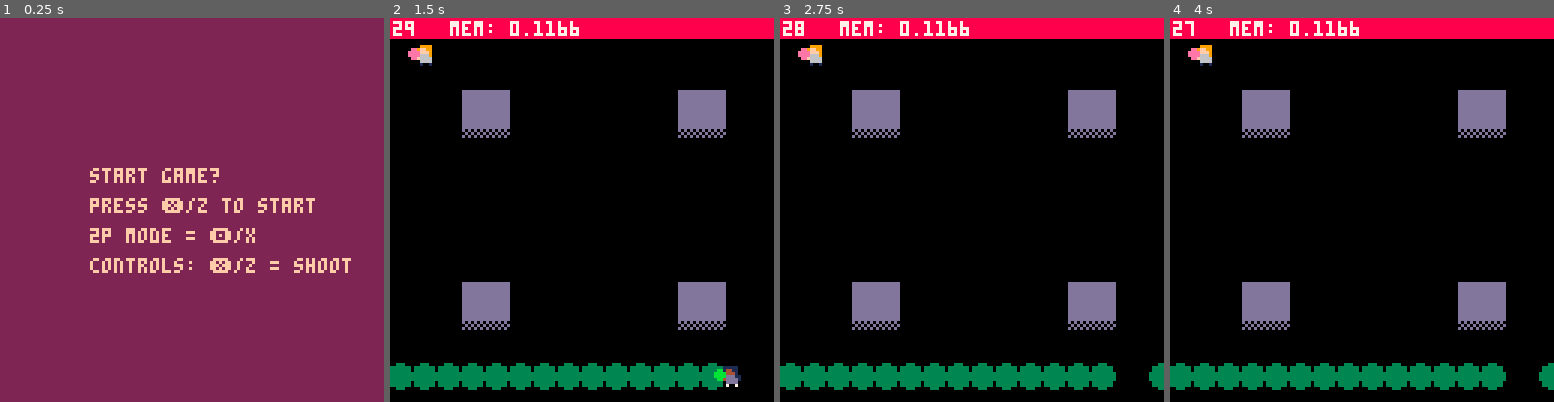
Above: before the commit, frames 1-4 (left to right).
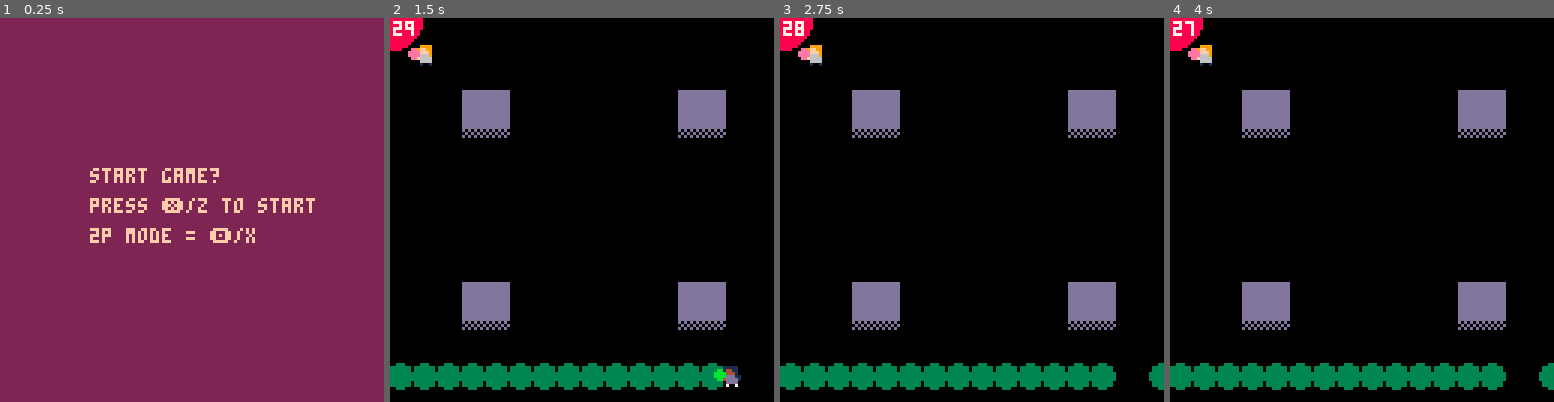
Above: after the commit, the same moments.

Repository: marcianoviereck/picogames
Game: PICO-8 cartridge pongpaint.p8
Same seed, same stepped clock (60 frames per second), same inputs: the game is played once before the commit and once after it.
Inputs:
- Up to frame 1 (0.25 s): no input
- Up to frame 2 (1.5 s): tap X (X key) at 0.33, 1.07 s; tap O (Z key) at 0.7 s
- Up to frame 3 (2.75 s): hold Right 1.6-2.1 s; tap O (Z key) at 1.7, 2.1, 2.5 s; tap X (X key) at 1.85 s; hold Up 2.15-2.42 s; hold Right from 2.47 s (still down)
- Up to frame 4 (4 s): tap O (Z key) at 2.9, 3.3, 3.7 s; tap X (X key) at 2.97 s; release Right at 3.03 s; hold Left 3.08-3.58 s; hold Down 3.63-3.97 s

The runs differ from the first frame. In frame 1, 1.0% of the frame differs, in the area x 23-92%, y 62-67%; in frame 2, 5.2%, in the area x 0-100%, y 0-9%; in frame 3, 5.2%; in frame 4, 5.2%.

Commit message:
fixing spawnpoints

Diff:
--- a/pongpaint.p8
+++ b/pongpaint.p8
@@ -91,19 +91,18 @@
 		draw_arrows()
 
 			-- ui --
-		rectfill(0, 0, 128, 6, 8)
+		circfill(0, 0, 10, 8)
 		print(ceil(time_left / 30), 1, 1, 7) -- /30 because; 30 fps --
 		if debug_text then
 			print(debug_text, 100 - #debug_text, 1, 7)
 		end
-		print("mem: "..(stat(0) / 2048), 20, 1, 7)
+		--print("mem: "..(stat(0) / 2048), 20, 1, 7)
 		-- endof ui --
 	elseif game_state == "menu" then
 		rectfill(0, 0, 128, 128, 2)
 		print("start game?", 30, 50, 15)
 		print("press ❎/z to start", 30, 60, 15)
 		print("2p mode = 🅾️/x", 30, 70, 15)
-		print("controls: ❎/z = shoot", 30, 80, 15)
 	elseif game_state == "game_over" then
 		local score = "player: "..tiles_player.." / enemy: "..tiles_enemy
 		local text = "its a draw!..."
@@ -166,6 +165,7 @@
 	-- max mem = 2048 -- !
 function _init()
 	--sfx(2)--
+	spawn_points = {}
 	tiles_enemy = 0
 	tiles_player = 0
 	winner = "draw"
@@ -179,6 +179,7 @@
 	level_tiles = {}
 	level_sprites = {}
 	build_level()
+	find_spawn_points()
 
 	player_one = {
 		id = 0,
@@ -231,6 +231,16 @@
 
 			level_tiles[x..":"..y] = tile
 			add(level_sprites, tile)
+		end
+	end
+end
+
+function find_spawn_points()
+	for x=1, map_size/2 do
+		for y=1, map_size/2 do
+			if mget(x, y) == 13 then
+				add(spawn_points, {x=x,y=y, occupied=false})
+			end
 		end
 	end
 end
@@ -256,16 +266,14 @@
 end
 
 function find_random_spawn_tile()
-	local random_tile_x = ceil(rnd(map_size) + 1)
-	local random_tile_y = ceil(rnd(map_size) + 1)
-
-	debug_text = random_tile_x..":"..random_tile_y
-	if has_wall(random_tile_x, random_tile_y) then
-		find_random_spawn_tile()
-	end
-	debug_text = random_tile_x..":"..random_tile_y
-	local tile = level_tiles[random_tile_x..":"..random_tile_y]
-	return tile
+	local random_index = rnd(#spawn_points) + 1
+	debug_text = random_index..""
+	local random_spawn_point = spawn_points[random_index]
+	if random_spawn_point.occupied then
+			return find_random_spawn_tile()
+	else
+		return level_tiles[random_spawn_point.x..":"..random_spawn_point.y]
+	end
 end
 
 function update_dead_timers()
@@ -520,7 +528,6 @@
 	 if target_tile == enemy.actions.current_tile
 	 or target_tile == nil
 	 then
-	 	debug_text = "same!"
 	 	-- temp.. --
 	 	return
 	 end
@@ -569,7 +576,6 @@
 	 end
  end
 
-  -- todo: fix later --
  	if dir_to_player == -1 then
  		dir_to_player = flr(rnd(4))
  	end
@@ -595,19 +601,31 @@
 	local speed = enemy.speed
 	local min_dist = 1
 
+	local move_x = 0
+	local move_y = 0
+
 	if abs(dist) > min_dist then
 		if dist_x > min_dist then
-			enemy.x += speed
+			move_x = speed
 		elseif dist_x < min_dist then
-			enemy.x -= speed
+			move_x = -speed
 		end
 
 		if dist_y > min_dist then
-			enemy.y += speed
+			move_y = speed
 		elseif dist_y < min_dist then
-			enemy.y -= speed
-		end
-
+			move_y = -speed
+		end
+
+		if move_x == 0 and move_y == 0 then
+			-- did not move.. stuck?
+			del(path, target)
+			debug_text = "stuckk"
+			return
+		else
+			enemy.x += move_x
+			enemy.y += move_y
+		end
 		-- temp .. --
 		if dist < 1.6 then
 			-- done.. for now just delete first index --
@@ -814,21 +832,23 @@
 
 __map__
 0000000000000000000000000000000000000000000000000000000000000000000000000000000000000000000000000000000000000000000000000000000000000000000000000000000000000000000000000000000000000000000000000000000000000000000000000000000000000000000000000000000000000000
+000d000000000000000000000000000d00000000000000000000000000000000000000000000000000000000000000000000000000000000000000000000000000000000000000000000000000000000000000000000000000000000000000000000000000000000000000000000000000000000000000000000000000000000
+000000000000000d000000000000000000000000000000000000000000000000000000000000000000000000000000000000000000000000000000000000000000000000000000000000000000000000000000000000000000000000000000000000000000000000000000000000000000000000000000000000000000000000
+0000000f0f000000000000000f0f000000000000000000000000000000000000000000000000000000000000000000000000000000000000000000000000000000000000000000000000000000000000000000000000000000000000000000000000000000000000000000000000000000000000000000000000000000000000
+0000000e0e000000000000000e0e000000000000000000000000000000000000000000000000000000000000000000000000000000000000000000000000000000000000000000000000000000000000000000000000000000000000000000000000000000000000000000000000000000000000000000000000000000000000
+0000000000000000000000000000000000000000000000000000000000000000000000000000000000000000000000000000000000000000000000000000000000000000000000000000000000000000000000000000000000000000000000000000000000000000000000000000000000000000000000000000000000000000
+0000000000000000000000000000000000000000000000000000000000000000000000000000000000000000000000000000000000000000000000000000000000000000000000000000000000000000000000000000000000000000000000000000000000000000000000000000000000000000000000000000000000000000
+000d0000000000000d0000000000000d00000000000000000000000000000000000000000000000000000000000000000000000000000000000000000000000000000000000000000000000000000000000000000000000000000000000000000000000000000000000000000000000000000000000000000000000000000000
+0000000000000000000000000000000000000000000000000000000000000000000000000000000000000000000000000000000000000000000000000000000000000000000000000000000000000000000000000000000000000000000000000000000000000000000000000000000000000000000000000000000000000000
 0000000000000000000000000000000000000000000000000000000000000000000000000000000000000000000000000000000000000000000000000000000000000000000000000000000000000000000000000000000000000000000000000000000000000000000000000000000000000000000000000000000000000000
 0000000000000000000000000000000000000000000000000000000000000000000000000000000000000000000000000000000000000000000000000000000000000000000000000000000000000000000000000000000000000000000000000000000000000000000000000000000000000000000000000000000000000000
 0000000f0f000000000000000f0f000000000000000000000000000000000000000000000000000000000000000000000000000000000000000000000000000000000000000000000000000000000000000000000000000000000000000000000000000000000000000000000000000000000000000000000000000000000000
 0000000e0e000000000000000e0e000000000000000000000000000000000000000000000000000000000000000000000000000000000000000000000000000000000000000000000000000000000000000000000000000000000000000000000000000000000000000000000000000000000000000000000000000000000000
 0000000000000000000000000000000000000000000000000000000000000000000000000000000000000000000000000000000000000000000000000000000000000000000000000000000000000000000000000000000000000000000000000000000000000000000000000000000000000000000000000000000000000000
-0000000000000000000000000000000000000000000000000000000000000000000000000000000000000000000000000000000000000000000000000000000000000000000000000000000000000000000000000000000000000000000000000000000000000000000000000000000000000000000000000000000000000000
-0000000000000000000000000000000000000000000000000000000000000000000000000000000000000000000000000000000000000000000000000000000000000000000000000000000000000000000000000000000000000000000000000000000000000000000000000000000000000000000000000000000000000000
-0000000000000000000000000000000000000000000000000000000000000000000000000000000000000000000000000000000000000000000000000000000000000000000000000000000000000000000000000000000000000000000000000000000000000000000000000000000000000000000000000000000000000000
-0000000000000000000000000000000000000000000000000000000000000000000000000000000000000000000000000000000000000000000000000000000000000000000000000000000000000000000000000000000000000000000000000000000000000000000000000000000000000000000000000000000000000000
-0000000000000000000000000000000000000000000000000000000000000000000000000000000000000000000000000000000000000000000000000000000000000000000000000000000000000000000000000000000000000000000000000000000000000000000000000000000000000000000000000000000000000000
-0000000f0f000000000000000f0f000000000000000000000000000000000000000000000000000000000000000000000000000000000000000000000000000000000000000000000000000000000000000000000000000000000000000000000000000000000000000000000000000000000000000000000000000000000000
-0000000e0e000000000000000e0e000000000000000000000000000000000000000000000000000000000000000000000000000000000000000000000000000000000000000000000000000000000000000000000000000000000000000000000000000000000000000000000000000000000000000000000000000000000000
-…(6 lines of a section not shown)…
+000d00000000000d000000000000000d00000000000000000000000000000000000000000000000000000000000000000000000000000000000000000000000000000000000000000000000000000000000000000000000000000000000000000000000000000000000000000000000000000000000000000000000000000000
+…(6 lines of a section not shown)…
